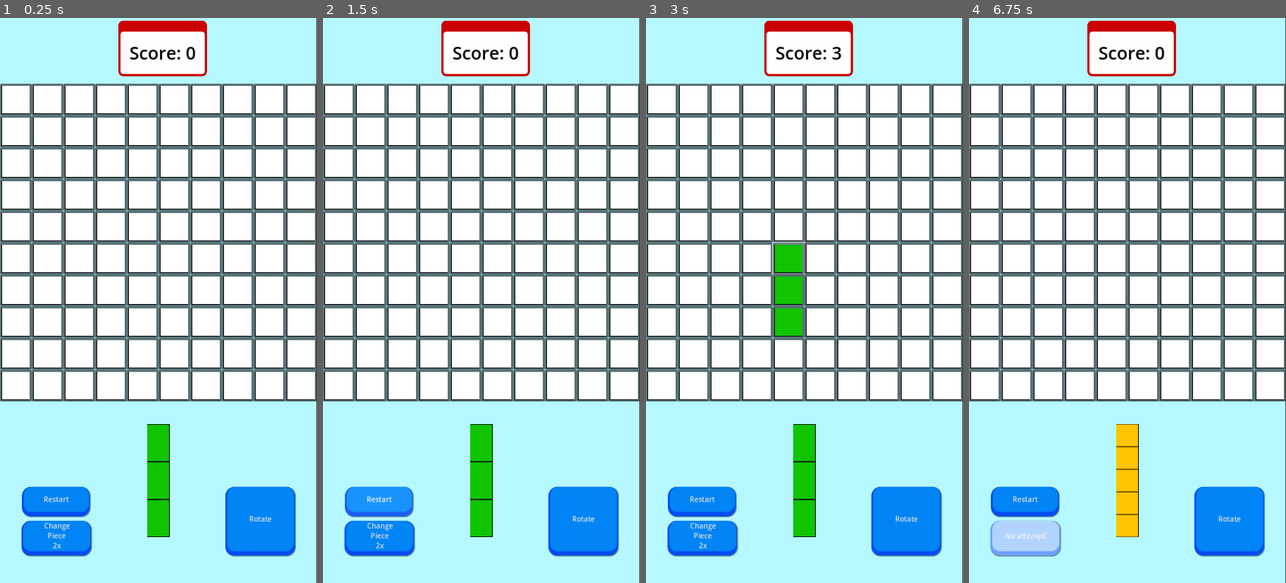
Above: before the commit, frames 1-4 (left to right).
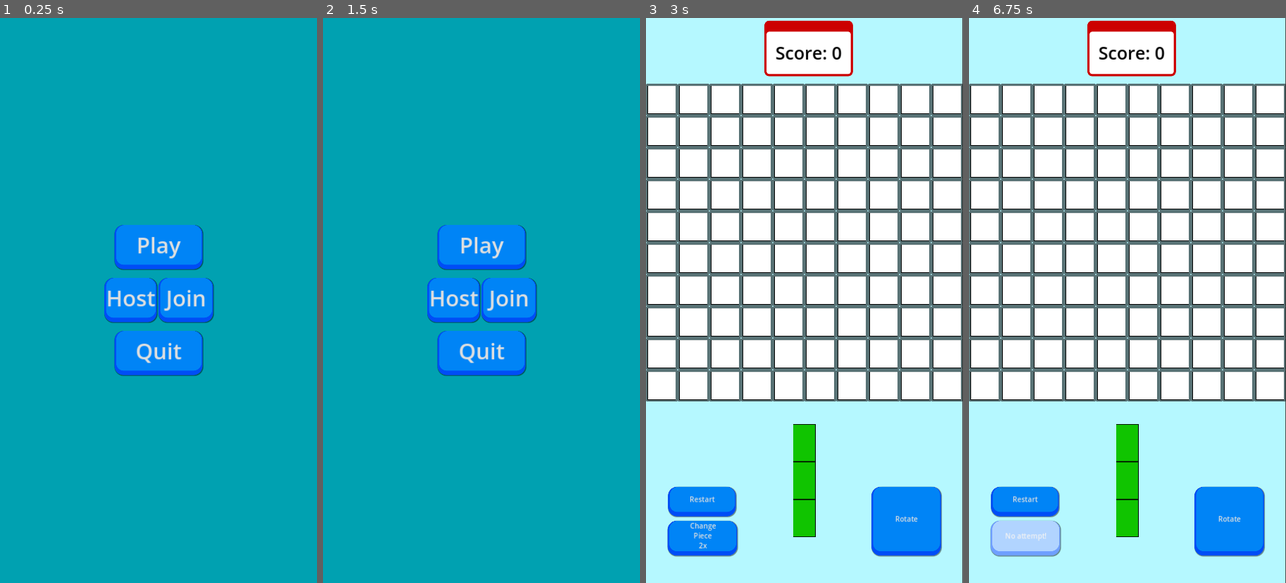
Above: after the commit, the same moments.

Repository: Awe0/AppMobile
Game: Godot game, scene res://Scenes/Menu.tscn
Same seed, same stepped clock (60 frames per second), same inputs: the game is played once before the commit and once after it. Before the commit the project starts from res://Scenes/Game.tscn.
Inputs (mouse positions are in pixels of both pictures, inside the frame that each line leads up to):
- Up to frame 1 (0.25 s): no input
- Up to frame 2 (1.5 s): click (380, 503) at 0.5 s, where only the run before the commit has a clickable "Restart"; click (380, 503) at 1.25 s, where only the run before the commit has a clickable "Restart"
- Up to frame 3 (3 s): click (703, 503) at 2 s, where only the run before the commit has a clickable "Restart"; click (804, 249) at 2.75 s, where only the run after the commit has a clickable "Play"
- Up to frame 4 (6.75 s): click "Restart" at 3.5 s; click "Restart" at 4.25 s; click "Restart" at 5 s; click "Change Piece 2x" at 5.75 s; click "Change Piece 1x" at 6.5 s

The runs differ from the first frame. In frame 1, 100% of the frame differs, in the area x 0-100%, y 0-100%; in frame 2, 100%; in frame 3, 1.3%; in frame 4, 1.4%.

Commit message:
Menu and bugfix

Diff:
--- a/hideandseekgds/project.godot
+++ b/hideandseekgds/project.godot
@@ -11,7 +11,7 @@
 [application]
 
 config/name="HideAndSeekGDS"
-run/main_scene="res://Scenes/Game.tscn"
+run/main_scene="res://Scenes/Menu.tscn"
 config/features=PackedStringArray("4.3", "Mobile")
 config/icon="res://icon.svg"
 
